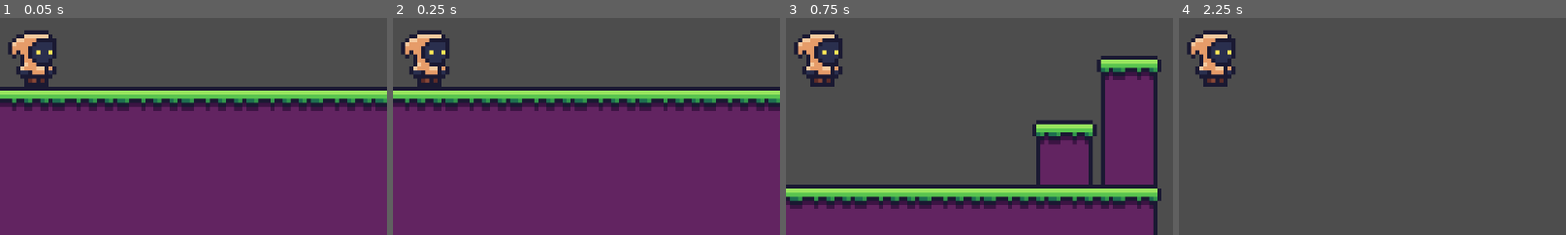
Above: before the commit, frames 1-4 (left to right).
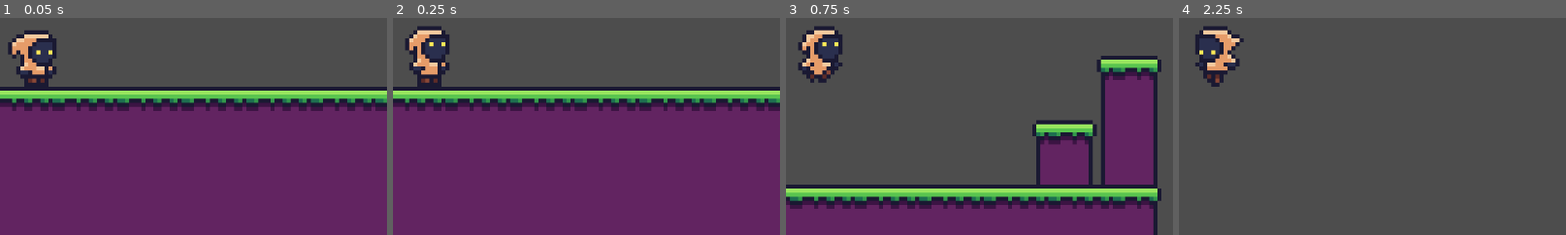
Above: after the commit, the same moments.

Repository: DomJF45/godot-tutorial
Game: Godot game, scene res://Assets/Scenes/Areas/area_1.tscn
The game is run twice, just before and just after one commit, with the same random seed, the same clock (stepped at 60 frames per second) and the same inputs.
Inputs:
- Up to frame 1 (0.05 s): no input
- Up to frame 2 (0.25 s): no input
- Up to frame 3 (0.75 s): hold D (move_right) from 0.53 s (still down); tap Space (jump) at 0.6 s
- Up to frame 4 (2.25 s): tap Space (jump) at 0.77, 1.07, 1.35, 1.52, 1.82, 2.1 s; release D (move_right) at 2.03 s; hold A (move_left) from 2.03 s (still down)
The pictures show only the part of the screen within x 45-95%, y 48-98%; the shares and areas given below are measured in that part.

Frame 1 is identical in both runs. In frame 2, 1.4% of the frame differs, in the area x 2-15%, y 3-29%; in frame 3, 1.7%; in frame 4, 2.3%, in the area x 2-17%, y 3-32%.

Commit message:
finish player animations

Diff:
--- a/Assets/Scenes/player.tscn
+++ b/Assets/Scenes/player.tscn
@@ -1,7 +1,99 @@
-[gd_scene load_steps=4 format=3 uid="uid://dt4fqf7bs37do"]
+[gd_scene load_steps=11 format=3 uid="uid://dt4fqf7bs37do"]
 
 [ext_resource type="Texture2D" uid="uid://cknvfupncknx3" path="res://Assets/Sprites/player.png" id="1_6cd4h"]
 [ext_resource type="Script" uid="uid://cbuys700jyb2e" path="res://Assets/Scripts/player_controller.gd" id="1_7dd06"]
+[ext_resource type="Script" uid="uid://cre0iaei4i4eq" path="res://Assets/Scripts/player_animator.gd" id="2_38rej"]
+
+[sub_resource type="Animation" id="Animation_7dd06"]
+resource_name = "idle"
+length = 2.0
+loop_mode = 1
+step = 0.25
+tracks/0/type = "value"
+tracks/0/imported = false
+tracks/0/enabled = true
+tracks/0/path = NodePath("PlayerAnimator/Sprite2D:region_rect")
+tracks/0/interp = 0
+tracks/0/loop_wrap = true
+tracks/0/keys = {
+"times": PackedFloat32Array(0, 0.25, 0.5, 0.75, 1, 1.25, 1.5, 2),
+"transitions": PackedFloat32Array(1, 1, 1, 1, 1, 1, 1, 1),
+"update": 0,
+"values": [Rect2(0, 0, 16, 16), Rect2(16, 0, 16, 16), Rect2(32, 0, 16, 16), Rect2(48, 0, 16, 16), Rect2(64, 0, 16, 16), Rect2(80, 0, 16, 16), Rect2(96, 0, 16, 16), Rect2(96, 0, 16, 16)]
+}
+
+[sub_resource type="Animation" id="Animation_38rej"]
+length = 0.001
+tracks/0/type = "value"
+tracks/0/imported = false
+tracks/0/enabled = true
+tracks/0/path = NodePath("PlayerAnimator/Sprite2D:region_rect")
+tracks/0/interp = 1
+tracks/0/loop_wrap = true
+tracks/0/keys = {
+"times": PackedFloat32Array(0),
+"transitions": PackedFloat32Array(1),
+"update": 0,
+"values": [Rect2(0, 0, 16, 16)]
+}
+
+[sub_resource type="Animation" id="Animation_t1xgp"]
+resource_name = "move"
+loop_mode = 1
+step = 0.25
+tracks/0/type = "value"
+tracks/0/imported = false
+tracks/0/enabled = true
+tracks/0/path = NodePath("PlayerAnimator/Sprite2D:region_rect")
+tracks/0/interp = 0
+tracks/0/loop_wrap = true
+tracks/0/keys = {
+"times": PackedFloat32Array(0, 0.25, 0.5, 0.75, 1),
+"transitions": PackedFloat32Array(1, 1, 1, 1, 1),
+"update": 0,
+"values": [Rect2(0, 16, 16, 16), Rect2(16, 16, 16, 16), Rect2(32, 16, 16, 16), Rect2(48, 16, 16, 16), Rect2(0, 16, 16, 16)]
+}
+
+[sub_resource type="Animation" id="Animation_23lac"]
+resource_name = "jump"
+step = 0.25
+tracks/0/type = "value"
+tracks/0/imported = false
+tracks/0/enabled = true
+tracks/0/path = NodePath("PlayerAnimator/Sprite2D:region_rect")
+tracks/0/interp = 1
+tracks/0/loop_wrap = true
+tracks/0/keys = {
+"times": PackedFloat32Array(0),
+"transitions": PackedFloat32Array(1),
+"update": 0,
+"values": [Rect2(0, 32, 16, 16)]
+}
+
+[sub_resource type="Animation" id="Animation_w3t24"]
+resource_name = "fall"
+step = 0.25
+tracks/0/type = "value"
+tracks/0/imported = false
+tracks/0/enabled = true
+tracks/0/path = NodePath("PlayerAnimator/Sprite2D:region_rect")
+tracks/0/interp = 1
+tracks/0/loop_wrap = true
+tracks/0/keys = {
+"times": PackedFloat32Array(0),
+"transitions": PackedFloat32Array(1),
+"update": 0,
+"values": [Rect2(0, 48, 16, 16)]
+}
+
+[sub_resource type="AnimationLibrary" id="AnimationLibrary_t1xgp"]
+_data = {
+&"RESET": SubResource("Animation_38rej"),
+&"fall": SubResource("Animation_w3t24"),
+&"idle": SubResource("Animation_7dd06"),
+&"jump": SubResource("Animation_23lac"),
+&"move": SubResource("Animation_t1xgp")
+}
 
 [sub_resource type="CapsuleShape2D" id="CapsuleShape2D_7dd06"]
 radius = 4.0
@@ -9,19 +101,28 @@
 
 [node name="Player" type="CharacterBody2D"]
 script = ExtResource("1_7dd06")
-speed = 5.0
+speed = 0.5
 jump_power = 8.0
 
 [node name="Camera2D" type="Camera2D" parent="."]
 offset = Vector2(0, -15)
 zoom = Vector2(6, 6)
 
-[node name="AgentAnimator" type="Node2D" parent="."]
+[node name="PlayerAnimator" type="Node2D" parent="." node_paths=PackedStringArray("player_controler", "animation_player", "sprite")]
+script = ExtResource("2_38rej")
+player_controler = NodePath("..")
+animation_player = NodePath("AnimationPlayer")
+sprite = NodePath("Sprite2D")
 
-[node name="AnimationPlayer" type="AnimationPlayer" parent="AgentAnimator"]
+[node name="AnimationPlayer" type="AnimationPlayer" parent="PlayerAnimator"]
 root_node = NodePath("../..")
+libraries = {
+&"": SubResource("AnimationLibrary_t1xgp")
+}
+autoplay = "idle"
+speed_scale = 1.5
 
-[node name="Sprite2D" type="Sprite2D" parent="AgentAnimator"]
+[node name="Sprite2D" type="Sprite2D" parent="PlayerAnimator"]
 position = Vector2(0, -8)
 texture = ExtResource("1_6cd4h")
 region_enabled = true
--- /dev/null
+++ b/Assets/Scripts/player_animator.gd
@@ -0,0 +1,25 @@
+extends Node2D
+
+@export var player_controler : PlayerController
+@export var animation_player : AnimationPlayer
+@export var sprite : Sprite2D
+
+const LEFT = -1
+const RIGHT = 1
+enum MOVEMENT {LEFT, RIGHT}
+
+func _process(delta):
+	if player_controler.direction == RIGHT:
+		sprite.flip_h = false
+	elif player_controler.direction == LEFT:
+		sprite.flip_h = true
+
+	if abs(player_controler.velocity.x) > 0.0:
+		animation_player.play("move")
+	else:
+		animation_player.play("idle")
+
+	if player_controler.velocity.y < 0.0:
+		animation_player.play("jump")
+	elif player_controler.velocity.y > 0.0:
+		animation_player.play("fall")
--- a/Assets/Scripts/player_controller.gd
+++ b/Assets/Scripts/player_controller.gd
@@ -1,4 +1,5 @@
 extends CharacterBody2D
+class_name PlayerController
 
 @export var speed = 10.0
 @export var jump_power = 10.0
Not shown, added: Assets/Scripts/player_animator.gd.uid
